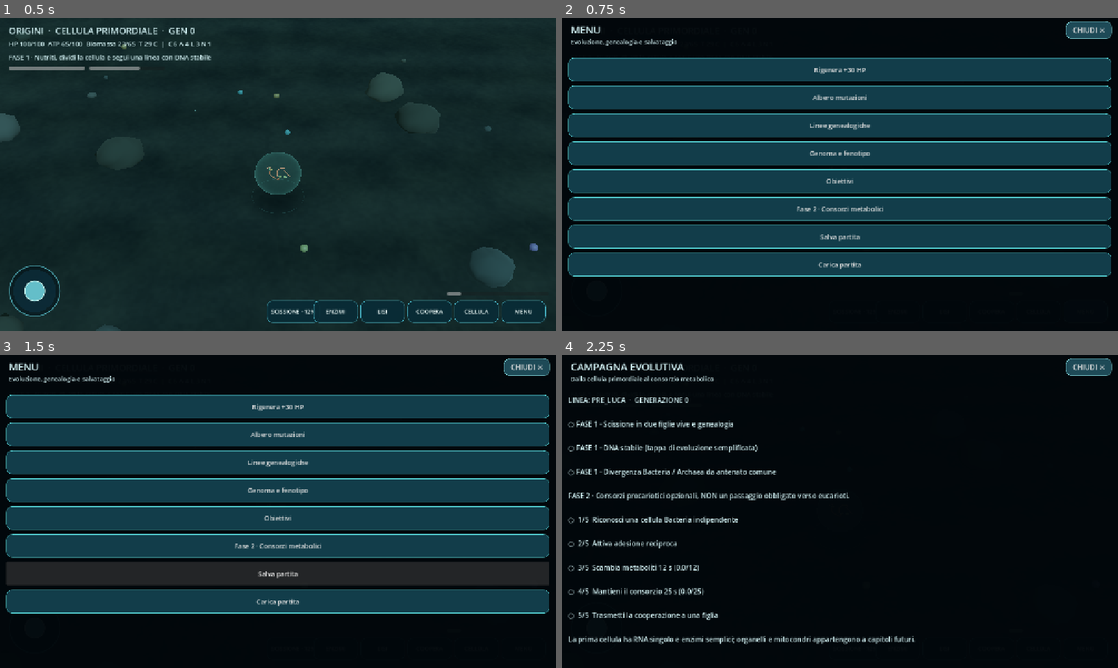
Above: before the commit, frames 1-4 (two rows, left to right).
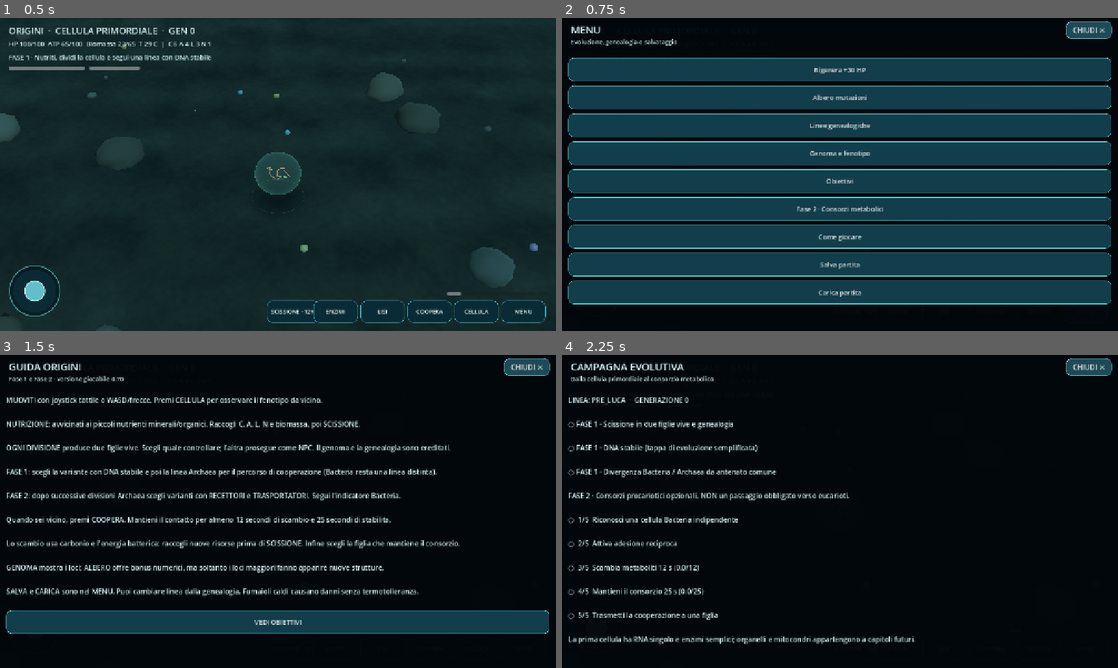
Above: after the commit, the same moments.

Repository: scorbetta17-gif/Origini
Game: Godot game, scene res://scenes/Main.tscn
Same seed, same stepped clock (60 frames per second), same inputs: the game is played once before the commit and once after it.
Inputs (mouse positions are in pixels of both pictures, inside the frame that each line leads up to):
- Up to frame 1 (0.5 s): no input
- Up to frame 2 (0.75 s): click "MENU" at 0.5 s
- Up to frame 3 (1.5 s): click (278, 574) at 1.25 s, where only the run after the commit has a clickable "Come giocare"
- Up to frame 4 (2.25 s): click "Obiettivi" (after the commit: "VEDI OBIETTIVI") at 2 s

Frame 1 is identical in both runs. In frame 2, 7.7% of the frame differs, in the area x 1-99%, y 69-92%; in frame 3, 67%, in the area x 1-99%, y 2-90%; in frame 4, less than 0.1%.

Commit message:
Add complete in-game onboarding guide and directional Bacteria compass for achievable Phase 2 gameplay

Diff:
--- a/src/main.gd
+++ b/src/main.gd
@@ -100,6 +100,7 @@
 var title_label: Label
 var status_label: Label
 var objective_label: Label
+var partner_compass_label: Label
 var tips_label: Label
 var scission_bar: ProgressBar
 var hp_bar: ProgressBar
@@ -1085,8 +1086,22 @@
     _add_overlay_button("Genoma e fenotipo",_on_genome)
     _add_overlay_button("Obiettivi",_on_goals)
     _add_overlay_button("Fase 2 · Consorzi metabolici",_on_phase_two)
+    _add_overlay_button("Come giocare",_on_guide)
     _add_overlay_button("Salva partita",_save_game)
     _add_overlay_button("Carica partita",_load_game)
+
+func _on_guide() -> void:
+    _open_overlay("GUIDA ORIGINI", "Fase 1 e Fase 2 · versione giocabile 0.70")
+    _add_overlay_label("MUOVITI con joystick tattile o WASD/frecce. Premi CELLULA per osservare il fenotipo da vicino.")
+    _add_overlay_label("NUTRIZIONE: avvicinati ai piccoli nutrienti minerali/organici. Raccogli C, A, L, N e biomassa, poi SCISSIONE.")
+    _add_overlay_label("OGNI DIVISIONE produce due figlie vive. Scegli quale controllare; l'altra prosegue come NPC. Il genoma e la genealogia sono ereditati.")
+    _add_overlay_label("FASE 1: scegli la variante con DNA stabile e poi la linea Archaea per il percorso di cooperazione (Bacteria resta una linea distinta).")
+    _add_overlay_label("FASE 2: dopo successive divisioni Archaea scegli varianti con RECETTORI e TRASPORTATORI. Segui l'indicatore Bacteria.")
+    _add_overlay_label("Quando sei vicino, premi COOPERA. Mantieni il contatto per almeno 12 secondi di scambio e 25 secondi di stabilita.")
+    _add_overlay_label("Lo scambio usa carbonio e l'energia batterica: raccogli nuove risorse prima di SCISSIONE. Infine scegli la figlia che mantiene il consorzio.")
+    _add_overlay_label("GENOMA mostra i loci; ALBERO offre bonus numerici, ma soltanto i loci maggiori fanno apparire nuove strutture.")
+    _add_overlay_label("SALVA e CARICA sono nel MENU. Puoi cambiare linea dalla genealogia. Fumaioli caldi causano danni senza termotolleranza.")
+    _add_overlay_button("VEDI OBIETTIVI",_on_goals)
 
 func _on_goals() -> void:
     if not entities.has(player_id):
@@ -1301,6 +1316,25 @@
         objective_label.add_theme_color_override("font_color",Color(.98,.71,.59))
     else:
         objective_label.add_theme_color_override("font_color",Color(.83,.95,.96))
+    partner_compass_label.visible = false
+    if str(entities[player_id]["branch"]) == "archaea" and not bool(phase2_progress.get("complete",false)):
+        var closest_id: String = ""
+        var nearest: float = INF
+        for id in entities:
+            if str(id) == player_id or str(entities[id]["branch"]) != "bacteria":
+                continue
+            var d: float = entities[id]["node"].position.distance_to(player.position)
+            if d < nearest:
+                closest_id = str(id)
+                nearest = d
+        if closest_id != "":
+            var delta_partner: Vector3 = entities[closest_id]["node"].position-player.position
+            var arrow: String = "→" if delta_partner.x >= 0 else "←"
+            if absf(delta_partner.z) > absf(delta_partner.x):
+                arrow = "↓" if delta_partner.z >= 0 else "↑"
+            var ready: bool = PhaseScript.can_adhere(traits,entities[closest_id]["traits"])
+            partner_compass_label.text = "BACTERIA  %s  %.1f m  ·  %s" % [arrow,nearest,"adesione compatibile" if ready else "altro fenotipo"]
+            partner_compass_label.visible = true
     buttons["tree"].text = "ALBERO (%d)" % mutation_points
 
 func _style(color: Color, outline: Color) -> StyleBoxFlat:
@@ -1347,6 +1381,9 @@
     hud.add_child(status_label)
     objective_label = _label("Obiettivo",15)
     hud.add_child(objective_label)
+    partner_compass_label = _label("",14)
+    partner_compass_label.visible = false
+    hud.add_child(partner_compass_label)
     tips_label = _label("",14)
     tips_label.visible = false
     hud.add_child(tips_label)
@@ -1401,6 +1438,8 @@
     status_label.autowrap_mode = TextServer.AUTOWRAP_OFF
     objective_label.position = Vector2(20,79)
     objective_label.size = Vector2(wh.x-40,25)
+    partner_compass_label.position = Vector2(20,167)
+    partner_compass_label.size = Vector2(wh.x-40,24)
     tips_label.position = Vector2(20,132)
     tips_label.size = Vector2(wh.x-40,28)
     hp_bar.position = Vector2(20,112)
